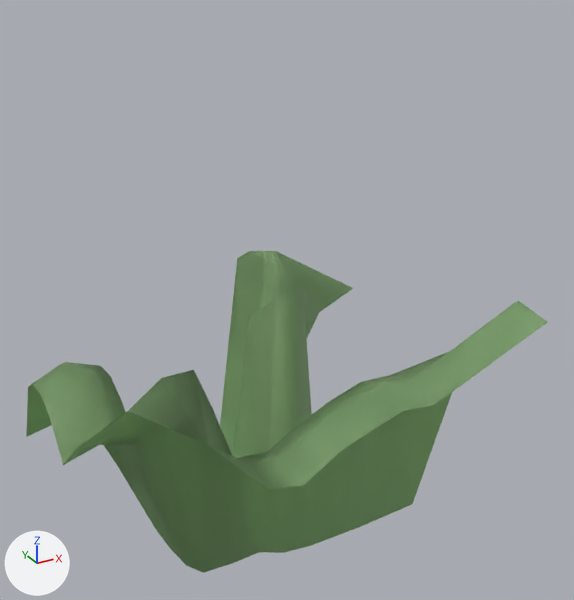
The FBX model fbx/level_2.fbx: old version first, new version second.
Rendered twice from a 50 mm camera at (-0.533, -0.099, 0.423) aimed at (-0.252, 0.413, 0.167). Arrows for +X, +Y and +Z are at lower left; the lights stay in place. Where no turn or scale is listed for an object, it has been applied to the vertices.

The older version as bpy lines, for what is in view:
```python
me_pplane2_ncl1_1 = bpy.data.meshes.new('pPlane2_ncl1_1')
me_pplane2_ncl1_1.from_pydata(...)  # 113 vertices, 97 faces; spans x -0.131..0.19, y -0.149..0.131, z -0.022..0.196
# faces by material slot: [62, 35]
me_pplane2_ncl1_1.materials.append(mat_main1)  # green #95bc83
me_pplane2_ncl1_1.materials.append(mat_road1)  # blue #93a7bc
me_simple_ncl1_1 = bpy.data.meshes.new('simple_ncl1_1')
me_simple_ncl1_1.from_pydata(...)  # 113 vertices, 97 faces; spans x -0.131..0.19, y -0.149..0.131, z -0.022..0.196
# faces by material slot: [62, 35]
me_simple_ncl1_1.materials.append(mat_main1)  # green #95bc83
me_simple_ncl1_1.materials.append(mat_road1)  # blue #93a7bc
ob_pplane2 = bpy.data.objects.new('pPlane2', me_pplane2_ncl1_1)
ob_pplane2.location = (-0.3164, 0.4043, -0.0084)
ob_simple = bpy.data.objects.new('simple', me_simple_ncl1_1)
ob_simple.location = (-0.3164, 0.4043, -0.0084)
```
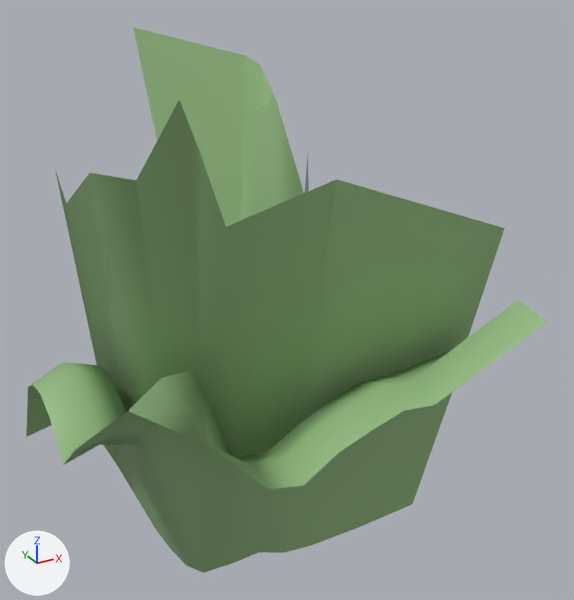
Pixel boxes [x1, y1, x2, y2] of what changed, in the pictures (574 x 600 px):
```json
{"object": "simple", "change": "reshaped", "after": [55, 27, 505, 458], "on screen": "not visible before"}
```

Scene script edits in JSON lines:
```json
{"block": "me_simple_ncl1_1", "where": "# used by ob_simple; location = (-0.3164, 0.4043, -0.0084)"}
{"op": "remove", "block": "me_simple_ncl1_1", "code": "me_simple_ncl1_1.from_pydata(...)  # 113 vertices, 97 faces; spans x -0.131..0.19, y -0.149..0.131, z -0.022..0.196"}
{"op": "add", "block": "me_simple_ncl1_1", "code": "me_simple_ncl1_1.from_pydata(...)  # 68 vertices, 58 faces; spans x -0.079..0.202, y -0.082..0.199, z -0.022..0.37"}
{"block": "me_simple_ncl1_1", "change": "me_simple_ncl1_1 part 1"}
{"block": "me_simple_ncl1_1", "change": "62 vertices are removed from x -0.131..0.19, y -0.149..0.131, z 0.037..0.196"}
{"block": "me_simple_ncl1_1", "change": "62 faces are deleted"}
{"block": "me_simple_ncl1_1", "change": "17 vertices are added at x -0.079..0.202, y -0.082..0.199, z 0.24..0.37"}
{"block": "me_simple_ncl1_1", "change": "22 new faces join them, mat_main1 (green #95bc83)"}
{"block": "me_simple_ncl1_1", "change": "1 new face joins them, mat_road1 (blue #93a7bc)"}
```
